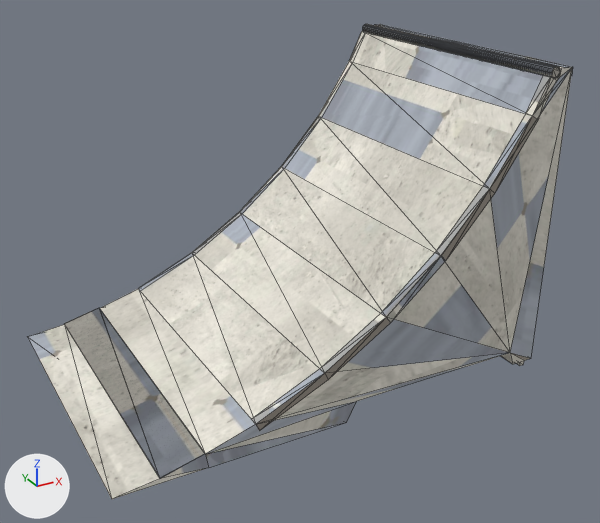
The glTF model public/katalog/modelle/coping-ramp-125.gltf: old version first, new version second.
The view is the same before and after, from a camera (50 mm lens) standing at (-1.43, -2.83, 1.8) and looking at (0.06, -0.12, 0.45). Arrows for +X, +Y and +Z are at lower left; the lights stay in place. The older version comes first. Mesh edges are drawn as thin lines. Vertices at exactly the same position are counted once.

The first picture shows 'SK1789_Coping_Ramp_125.001'.
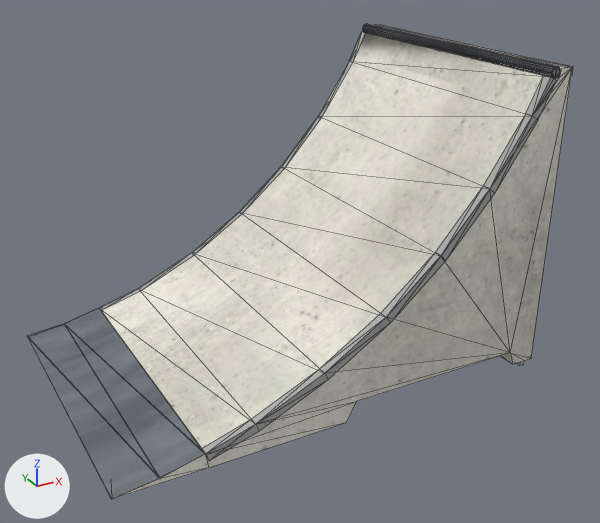
What changed in the scene script:
```text
Change me_sk1789_coping_ramp_125_001:
    used by ob_sk1789_coping_ramp_125_001; location = (0.0, 0.0, 0.0)
    remove me_sk1789_coping_ramp_125_001.from_pydata(...)  # 247 vertices, 452 faces; spans x -0.92..0.92, y -0.63..0.63, z 0.0..1.24
    add me_sk1789_coping_ramp_125_001.from_pydata(...)  # 274 vertices, 328 faces; spans x -0.92..0.92, y -0.63..0.63, z 0.0..1.24
    me_sk1789_coping_ramp_125_001 part 1: 2 vertices removed from x 0.92, y -0.62..0.62, z 1.23; 48 vertices added at x 0.82..0.86, y -0.62..0.62, z 1.2..1.24
    me_sk1789_coping_ramp_125_001 part 2: 31 vertices removed from x -0.92..0.89, y -0.62..0.62, z 0.0..0.08; 12 vertices added at x -0.75..-0.57, y -0.63..0.63, z 0.02..0.06
    me_sk1789_coping_ramp_125_001 part 3: 62 kept faces spanning x -0.92..0.92, y -0.63..0.63, z 0.0..1.23 get new texture (UV) coordinates
```

Where the change shows, as pixel boxes [x1, y1, x2, y2] in the pictures (600 x 523 px):
'SK1789_Coping_Ramp_125.001', reshaped
    before: [28, 24, 573, 499]
    after: [27, 24, 573, 499]
part 1 of me_sk1789_coping_ramp_125_001, reshaped
    before: [377, 24, 573, 76]
part 2 of me_sk1789_coping_ramp_125_001, built on
    after: [100, 288, 259, 461]
part 3 of me_sk1789_coping_ramp_125_001, surface changed
    before: [66, 67, 572, 499]
    after: [114, 67, 572, 499]
